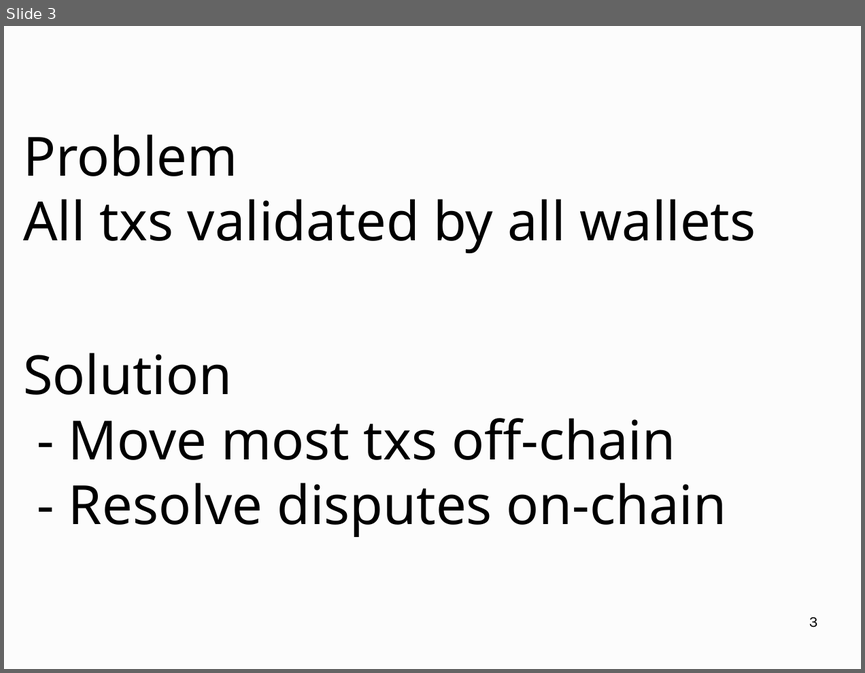
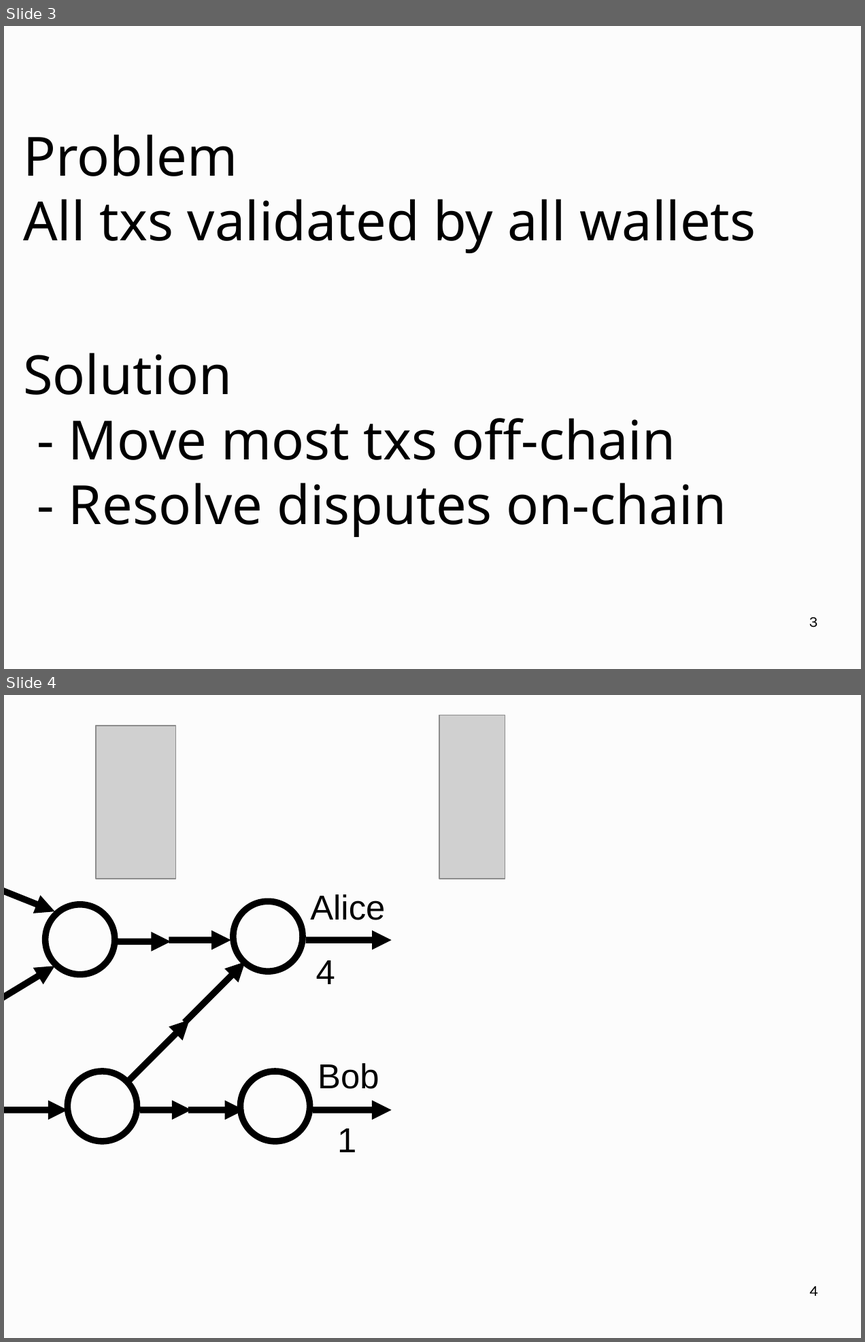
Before and after one commit to OrfeasLitos/virtual-payment-channels, a slide deck: slides/presentation.odp. Shown one above the other, each under a label of ours: slide 3 before the commit, slides 3 and 4 after it. The pictures are 865x673 and 865x1342 pixels, drawn with LibreOffice and Linux fonts; fonts in the diff are those of the drawing; grey boxes stand for pictures. Boxes give left, top, right and bottom in pixels: in the first picture for what was removed or moved away, otherwise in the second. Text is boxed around its words. In the diff, an @@ line names an element or a change of style, - is before the commit and + after.

```diff
--- a/slides/presentation.odp
+++ b/slides/presentation.odp
@@ slide 4 added at (4, 695, 861, 1338), background #FCFCFC @@
@@ picture added at (96, 726, 176, 879) @@
@@ picture added at (439, 715, 505, 879) @@
@@ arrow added from (4, 883) to (54, 911), #000000 6.01 pt @@
@@ text added at (310, 894, 385, 920), 32 pt, text #000000 @@
+Alice
@@ ellipse added at (45, 904, 114, 974), outline #000000 6.01 pt @@
@@ ellipse added at (233, 901, 303, 971), outline #000000 6.01 pt @@
@@ arrow added from (114, 941) to (171, 941), #000000 6.01 pt @@
@@ arrow added from (169, 940) to (231, 940), #000000 6.01 pt @@
@@ arrow added from (306, 940) to (391, 940), #000000 6.01 pt @@
@@ arrow added from (4, 1008) to (54, 966), #000000 6.01 pt @@
@@ arrow added from (184, 1022) to (245, 962), #000000 6.01 pt @@
@@ text added at (316, 960, 335, 984), 32 pt, text #000000 @@
+4
@@ arrow added from (129, 1081) to (190, 1020), #000000 6.01 pt @@
@@ ellipse added at (68, 1071, 137, 1141), outline #000000 6.01 pt @@
@@ ellipse added at (241, 1071, 309, 1141), outline #000000 6.01 pt @@
@@ text added at (317, 1063, 379, 1089), 32 pt, text #000000 @@
+Bob
@@ arrow added from (4, 1110) to (68, 1110), #000000 6.01 pt @@
@@ arrow added from (140, 1109) to (192, 1109), #000000 6.01 pt @@
@@ arrow added from (188, 1110) to (244, 1110), #000000 6.01 pt @@
@@ arrow added from (313, 1110) to (391, 1110), #000000 6.01 pt @@
@@ text added at (337, 1128, 356, 1152), 32 pt, text #000000 @@
+1
@@ page number added at (809, 1286, 817, 1295), 14 pt, text #000000 @@
+4
```
Also in this commit, not shown: 26 slides changed, 6 other slides added, 1 other file.
